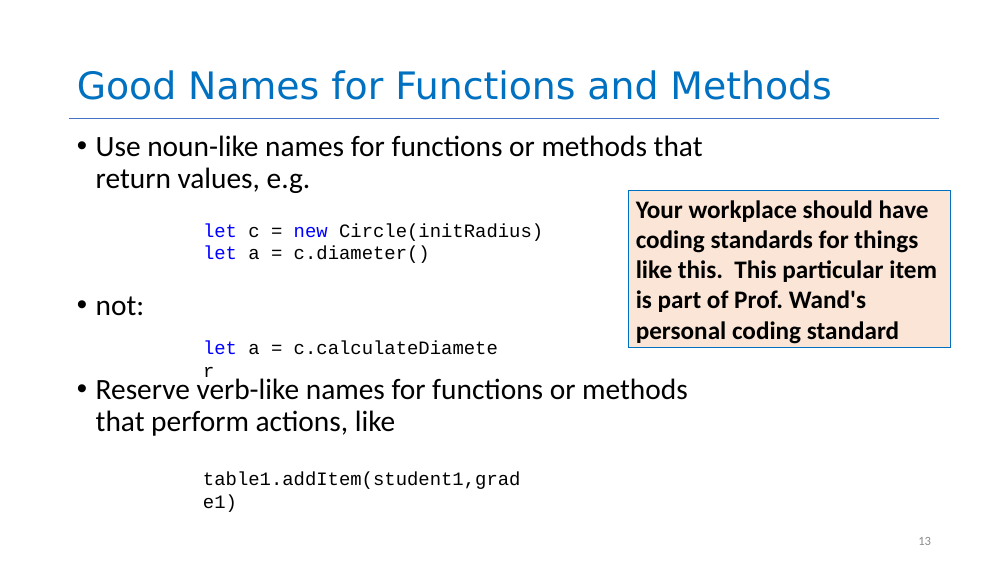
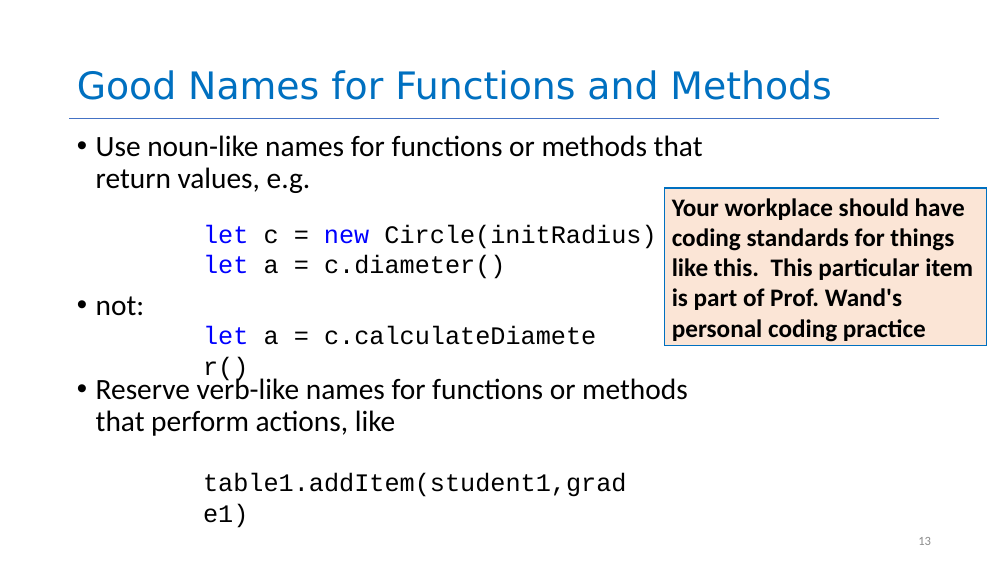
Before and after one commit to neu-se/CS4530-CS5500-Spring-2021, a slide deck: slide 13 of Slides/Lesson 1.2 General Program Design Principles.pptx. Drawn at 1008x567 pixels with LibreOffice and Linux fonts; fonts in the diff are those of the drawing. Boxes give left, top, right and bottom in pixels: in the first picture for what was removed or moved away, otherwise in the second. Text is boxed around its words. In the diff, an @@ line names an element or a change of style, - is before the commit and + after.

```diff
--- a/Slides/Lesson 1.2 General Program Design Principles.pptx
+++ b/Slides/Lesson 1.2 General Program Design Principles.pptx
@@ rectangle "Your workplace should have coding ...": place and size @@
-rectangle "Your workplace should have coding ..." at box(628, 190, 951, 347)
+rectangle "Your workplace should have coding ..." at box(665, 188, 987, 346)
@@ text in rectangle at box(672, 198, 973, 342): text changed @@
-Your workplace should have coding standards for things like this. This particular item is part of Prof. Wand's personal coding standard
+Your workplace should have coding standards for things like this. This particular item is part of Prof. Wand's personal coding practice
@@ text "let c = new Circle(initRadius)" at box(203, 225, 656, 279): size 18 to 24 pt @@
@@ text at box(203, 326, 596, 345): text changed; size 18 to 24 pt @@
-let a = c.calculateDiameter
+let a = c.calculateDiameter()
@@ text "table1.addItem(student1,grade1)" at box(203, 473, 627, 497): size 18 to 24 pt @@
```
Also in this commit, not shown: 11 other slides changed.
